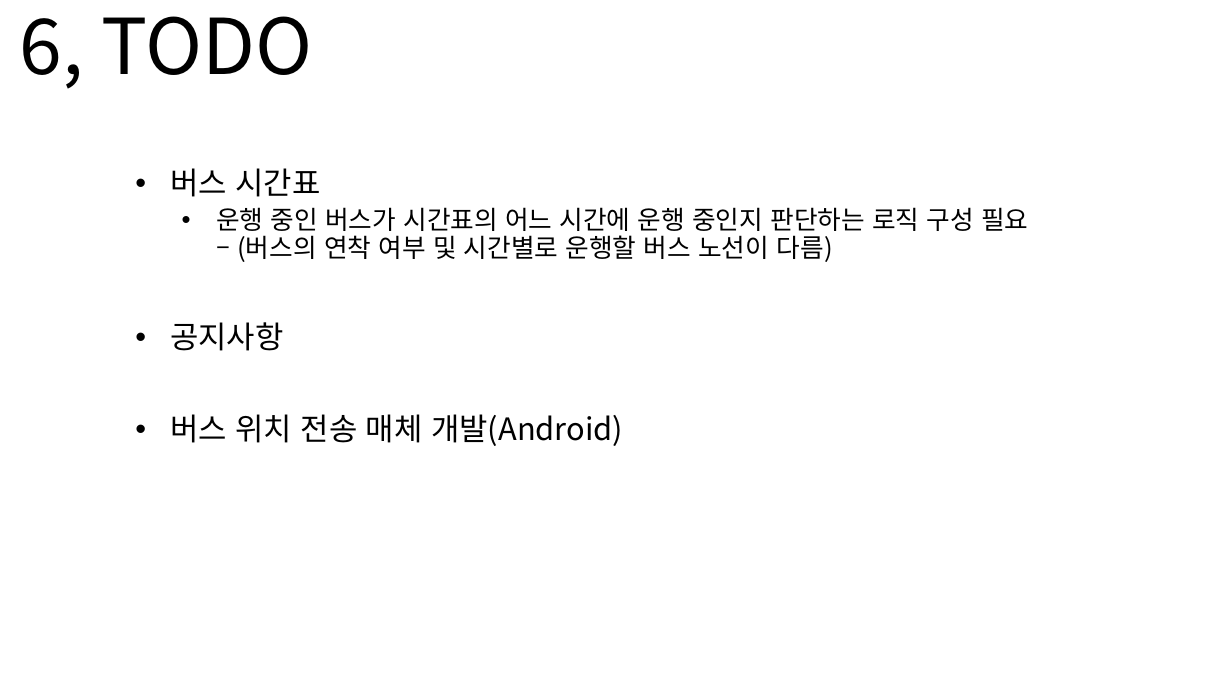
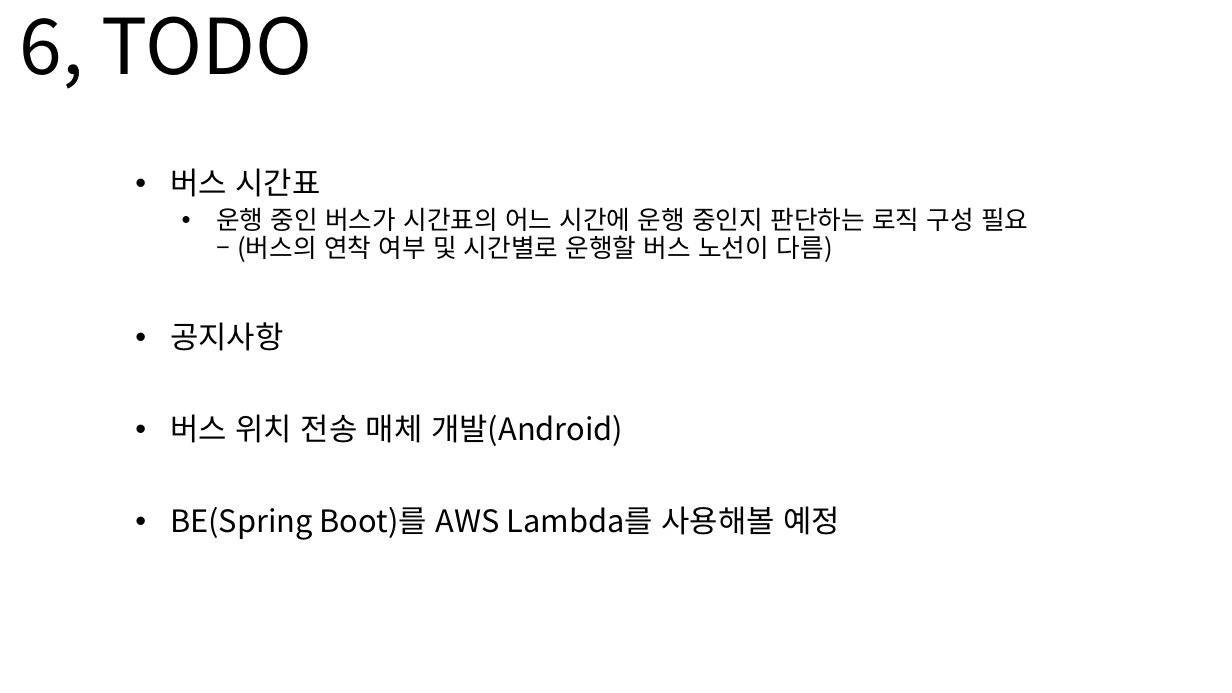
Before and after one commit to juhwanHeo/BusLocationTracker, a slide deck: slide 9 of 0.project/ppt/클라우드컴퓨팅_텀프로젝트_pptx_20185304_허주환.pptx. Drawn at 1232x693 pixels with LibreOffice and Linux fonts; fonts in the diff are those of the drawing. Boxes give left, top, right and bottom in pixels: in the first picture for what was removed or moved away, otherwise in the second. Text is boxed around its words. In the diff, an @@ line names an element or a change of style, - is before the commit and + after.

```diff
--- a/0.project/ppt/클라우드컴퓨팅_텀프로젝트_pptx_20185304_허주환.pptx
+++ b/0.project/ppt/클라우드컴퓨팅_텀프로젝트_pptx_20185304_허주환.pptx
@@ text at <box>170,506,841,540</box>: paragraph added @@
+• BE(Spring Boot)를 AWS Lambda를 사용해볼 예정
```
Also in this commit, not shown: 2 other slides changed, 1 other file.
